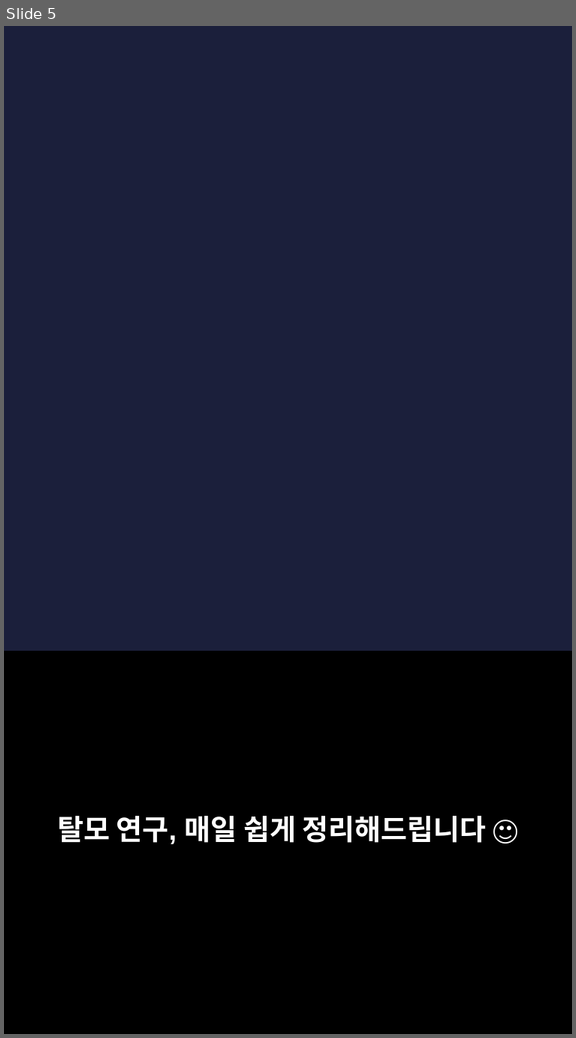
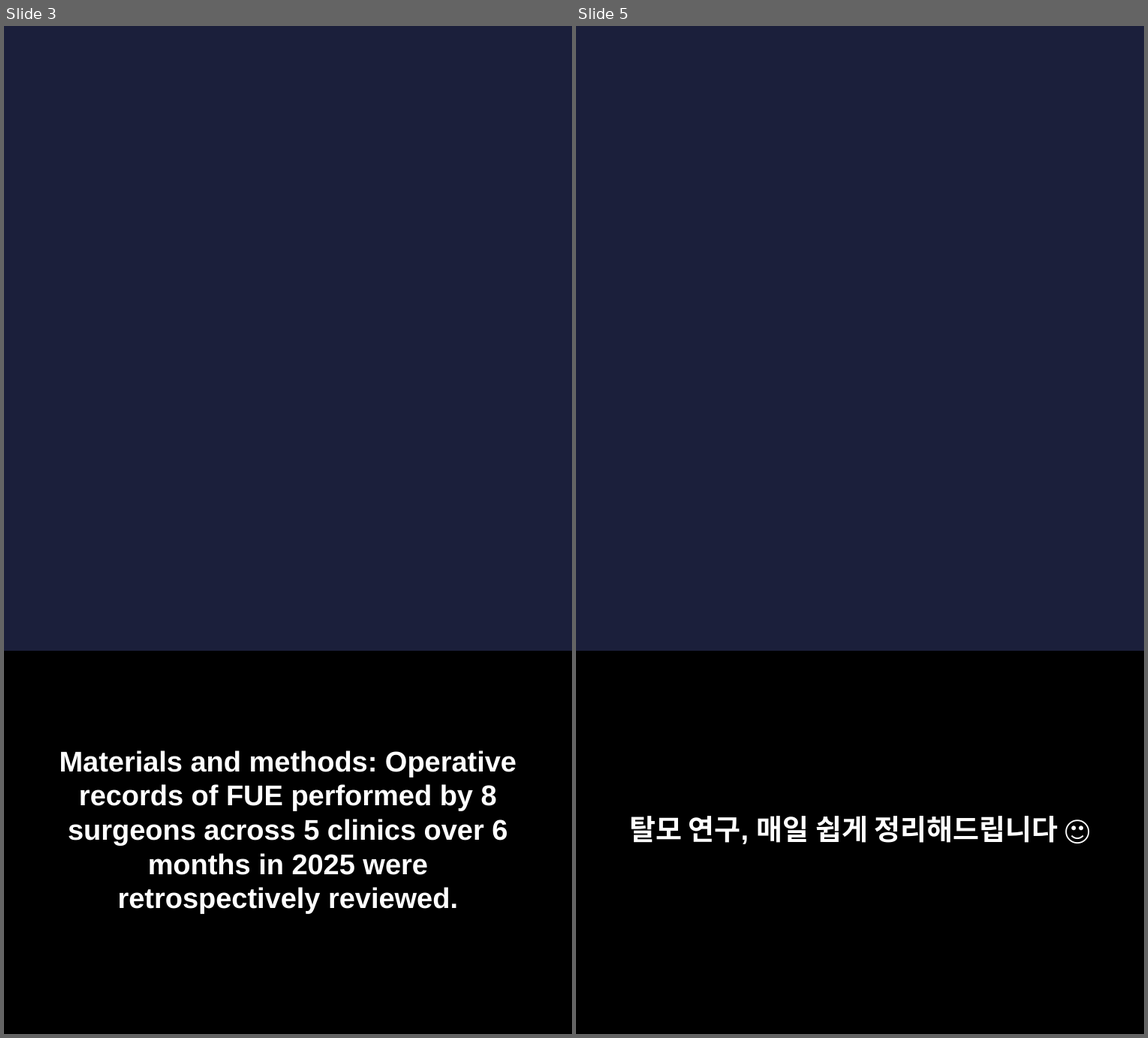
Before and after one commit to hyokang2010-BJ-ANTH/product-builder-test, a slide deck: pwa/data/latest/slides.pptx. Shown side by side, each under a label of ours: slide 5 before the commit, slides 3 and 5 after it; the slides between them are not shown. The pictures are 576x1038 and 1148x1038 pixels, drawn with LibreOffice and Linux fonts; fonts in the diff are those of the drawing; background and template pictures are left out. Boxes give left, top, right and bottom in pixels: in the first picture for what was removed or moved away, otherwise in the second. Text is boxed around its words. In the diff, an @@ line names an element or a change of style, - is before the commit and + after.

```diff
--- a/pwa/data/latest/slides.pptx
+++ b/pwa/data/latest/slides.pptx
@@ slide 3 added at [4,26,572,1034], background picture (left out) @@
@@ rectangle added at [4,652,572,1034], fill #000000 @@
@@ text added at [60,750,516,913], 22 pt, text #FFFFFF, bold @@
+Materials and methods: Operative records of FUE performed by 8 surgeons across 5 clinics over 6 months in 2025 were retrospectively reviewed.
```
Also in this commit, not shown: 6 slides changed, 1 other slide added, 2 slides removed, 26 other files.
